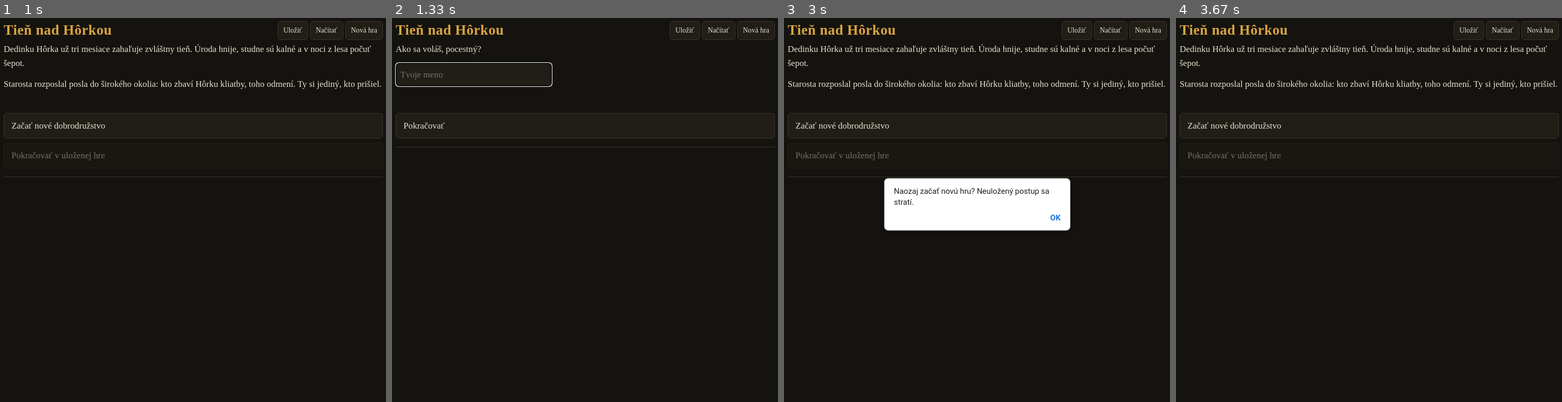
Above: before the commit, frames 1-4 (left to right).
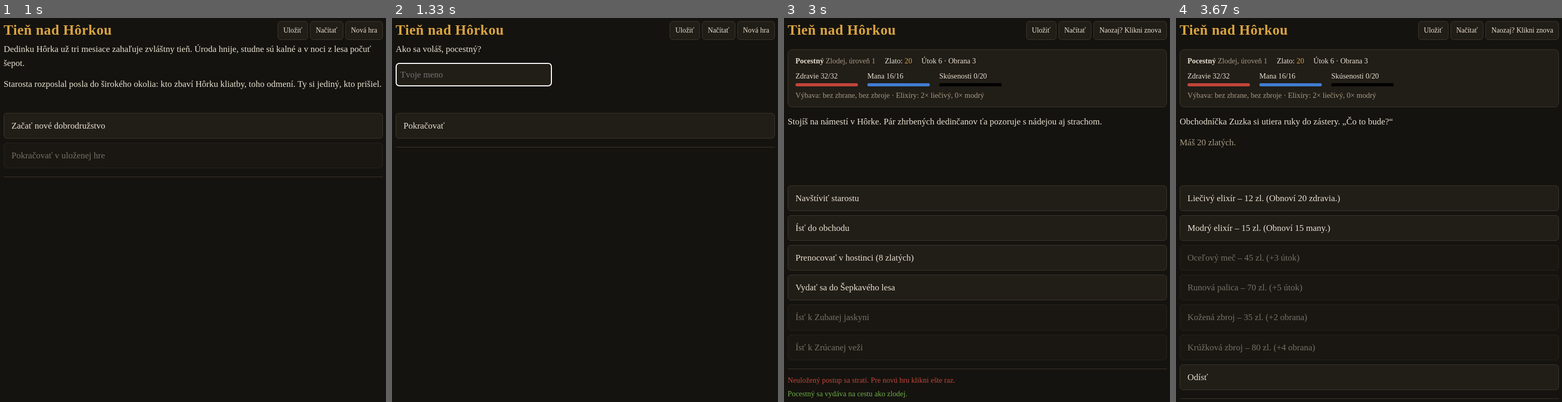
Above: after the commit, the same moments.

Repository: VajcorodTSM/Game
Game: browser game, page index.html
Same seed, same stepped clock (60 frames per second), same inputs: the game is played once before the commit and once after it. When the page shows a pop-up message, it is drawn as a white box for half a second while everything else waits; a line starting with > is the answer the replay typed.
Inputs (mouse positions are in pixels of both pictures, inside the frame that each line leads up to):
- Up to frame 1 (1 s): no input
- Up to frame 2 (1.33 s): click "Začať nové dobrodružstvo" at 1.27 s
- Up to frame 3 (3 s): tap Enter at 1.52 s; click "Zlodej" at 2.02 s; click "Nová hra" at 2.77 s
- Up to frame 4 (3.67 s): click (1369, 229) at 3.52 s, where only the run after the commit has a clickable "Ísť do obchodu"

Frame 1 is identical in both runs. In frame 2, 0.4% of the frame differs, in the area x 0-42%, y 11-18%; in frame 3, 13%, in the area x 0-100%, y 0-99%; in frame 4, 5.7%.

Commit message:
Nahradiť confirm() potvrdením druhým kliknutím, okraje pre mobil
Co-Authored-By: Claude Opus 5.5 <noreply@anthropic.com>
Claude-Session: https://claude.ai/code/session_01HgpSTP9t9xnbA9kzDFUfaJ

Diff:
--- a/game.js
+++ b/game.js
@@ -628,8 +628,19 @@
 
 $("btn-save").addEventListener("click", saveGame);
 $("btn-load").addEventListener("click", loadGame);
+let confirmTimer = null;
 $("btn-new").addEventListener("click", () => {
-  if (!state || confirm("Naozaj začať novú hru? Neuložený postup sa stratí.")) startScreen();
+  const btn = $("btn-new");
+  if (!state || confirmTimer) {
+    clearTimeout(confirmTimer);
+    confirmTimer = null;
+    btn.textContent = "Nová hra";
+    startScreen();
+    return;
+  }
+  btn.textContent = "Naozaj? Klikni znova";
+  log("Neuložený postup sa stratí. Pre novú hru klikni ešte raz.", "bad");
+  confirmTimer = setTimeout(() => { confirmTimer = null; btn.textContent = "Nová hra"; }, 3000);
 });
 
 startScreen();
--- a/style.css
+++ b/style.css
@@ -8,6 +8,7 @@
   --hp: #c2453b;
   --mp: #3f7dd1;
   --xp: #6fae4a;
+  color-scheme: dark;
 }
 * { box-sizing: border-box; }
 body {
@@ -16,7 +17,13 @@
   color: var(--text);
   font: 17px/1.6 Georgia, "Times New Roman", serif;
 }
-#app { max-width: 760px; margin: 0 auto; padding: 16px; }
+#app {
+  max-width: 760px;
+  margin: 0 auto;
+  padding-block: 16px;
+  padding-left: max(16px, env(safe-area-inset-left, 0px));
+  padding-right: max(16px, env(safe-area-inset-right, 0px));
+}
 header { display: flex; flex-wrap: wrap; align-items: center; justify-content: space-between; gap: 8px; }
 h1 { margin: 0; color: var(--accent); font-size: 1.7rem; letter-spacing: .5px; }
 .menu button { font-size: .85rem; padding: 6px 10px; }
@@ -31,6 +38,7 @@
   text-align: left;
 }
 button:hover:not(:disabled) { border-color: var(--accent); color: var(--accent); }
+button:focus-visible { outline: 2px solid var(--accent); outline-offset: 2px; }
 button:disabled { opacity: .45; cursor: not-allowed; }
 #stats {
   margin: 14px 0;
